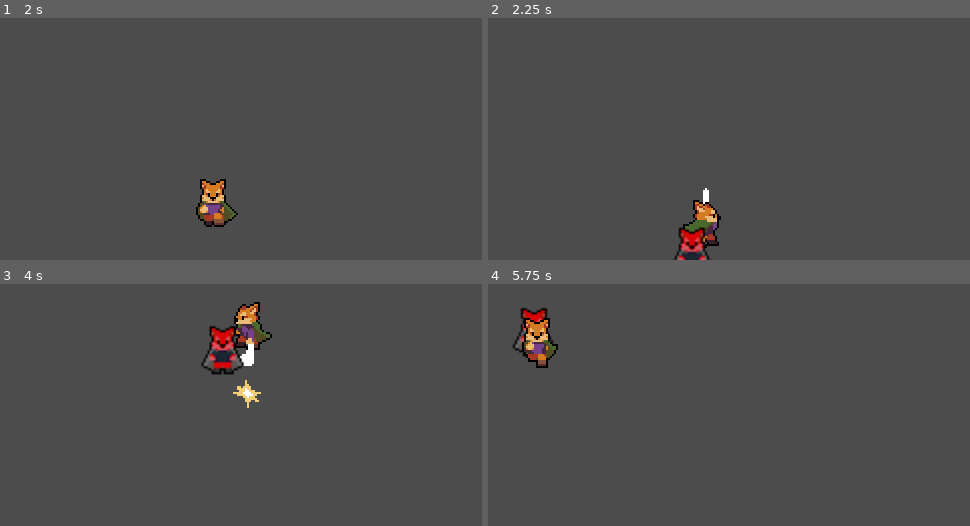
Above: before the commit, frames 1-4 (two rows, left to right).
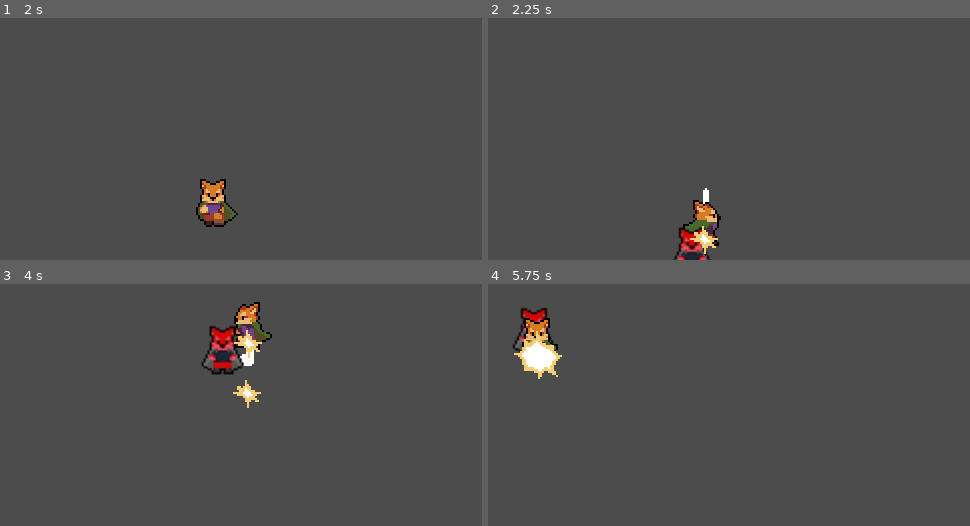
Above: after the commit, the same moments.

Repository: CinderCrowStudios/MiniJam
Game: Godot game, scene res://Environment/Floor.tscn
Same seed, same stepped clock (60 frames per second), same inputs: the game is played once before the commit and once after it.
Inputs (mouse positions are in pixels of both pictures, inside the frame that each line leads up to):
- Up to frame 1 (2 s): tap Enter at 0.5 s; move the mouse to (303, 61) at 0.52 s; hold Right (ui_right) 0.53-1.28 s; click (303, 61) at 0.6 s; move the mouse to (33, 97) at 1.27 s; hold Down (ui_down) from 1.28 s (still down); tap Space (roll) at 1.35 s
- Up to frame 2 (2.25 s): move the mouse to (outside the picture) at 2.02 s; release Down (ui_down) at 2.03 s; hold Right (ui_right) from 2.03 s (still down); click (outside the picture) at 2.1 s
- Up to frame 3 (4 s): move the mouse to (130, 417) at 2.77 s; release Right (ui_right) at 2.78 s; hold Up (ui_up) 2.78-3.53 s; tap Space (roll) at 2.85 s; move the mouse to (351, 400) at 3.52 s; hold Left (ui_left) from 3.53 s (still down); click (351, 400) at 3.6 s
- Up to frame 4 (5.75 s): move the mouse to (outside the picture) at 4.27 s; tap Space (roll) at 4.35 s; move the mouse to (680, 346) at 5.02 s; release Left (ui_left) at 5.03 s; hold Down (ui_down) from 5.03 s (still down); click (680, 346) at 5.1 s

Frame 1 is identical in both runs. In frame 2, 0.2% of the frame differs, in the area x 41-48%, y 85-98%; in frame 3, 0.2%; in frame 4, 0.9%, in the area x 5-16%, y 19-40%.

Commit message:
completed enemy logic

Diff:
--- a/Damage/HurtBox.gd
+++ b/Damage/HurtBox.gd
@@ -1,12 +1,39 @@
 extends Area2D
-
-export(bool) var show_hit = true
 
 const HitEffect = preload("res://Misc/HitEffect.tscn")
 
+var invincible = false setget set_invincible
+
+onready var timer = $Timer
+
+signal invincibility_started
+signal invincibility_ended
+
+func set_invincible(value):
+	invincible = value
+	if invincible == true:
+		emit_signal("invincibility_started")
+	else:
+		emit_signal("invincibility_ended")
+
+func start_invincibility(duration):
+	self.invincible = true
+	timer.start(duration)
+
 func create_hit_effect():
-	if show_hit:
-		var effect = HitEffect.instance()
-		var main = get_tree().current_scene
-		main.add_child(effect)
-		effect.global_position = global_position
+	var effect = HitEffect.instance()
+	var main = get_tree().current_scene
+	main.add_child(effect)
+	effect.global_position = global_position
+
+
+func _on_Timer_timeout():
+	self.invincible = false
+
+
+func _on_HurtBox_invincibility_started():
+	set_deferred("monitorable", false)
+
+
+func _on_HurtBox_invincibility_ended():
+	set_deferred("monitorable", true)
--- a/Damage/HurtBox.tscn
+++ b/Damage/HurtBox.tscn
@@ -8,3 +8,8 @@
 script = ExtResource( 1 )
 
 [node name="CollisionShape2D" type="CollisionShape2D" parent="."]
+
+[node name="Timer" type="Timer" parent="."]
+[connection signal="invincibility_ended" from="." to="." method="_on_HurtBox_invincibility_ended"]
+[connection signal="invincibility_started" from="." to="." method="_on_HurtBox_invincibility_started"]
+[connection signal="timeout" from="Timer" to="." method="_on_Timer_timeout"]
--- a/Enemies/CloneEnemy.tscn
+++ b/Enemies/CloneEnemy.tscn
@@ -1,10 +1,11 @@
-[gd_scene load_steps=54 format=2]
+[gd_scene load_steps=56 format=2]
 
 [ext_resource path="res://Enemies/Enemy.png" type="Texture" id=1]
 [ext_resource path="res://Enemies/CloneEnemy.gd" type="Script" id=2]
 [ext_resource path="res://Damage/HurtBox.tscn" type="PackedScene" id=3]
 [ext_resource path="res://Misc/Stats.tscn" type="PackedScene" id=4]
 [ext_resource path="res://Enemies/PlayerDetectionZone.tscn" type="PackedScene" id=5]
+[ext_resource path="res://Damage/HitBox.tscn" type="PackedScene" id=6]
 
 [sub_resource type="AtlasTexture" id=30]
 atlas = ExtResource( 1 )
@@ -256,6 +257,8 @@
 [sub_resource type="CircleShape2D" id=48]
 radius = 63.7795
 
+[sub_resource type="CapsuleShape2D" id=49]
+
 [node name="CloneEnemy" type="KinematicBody2D"]
 collision_layer = 16
 script = ExtResource( 2 )
@@ -283,9 +286,21 @@
 
 [node name="CollisionShape2D" parent="PlayerDetectionZone" index="0"]
 shape = SubResource( 48 )
+
+[node name="HitboxPivot" type="Position2D" parent="."]
+position = Vector2( 0, -4 )
+
+[node name="HitBox" parent="HitboxPivot" instance=ExtResource( 6 )]
+position = Vector2( 15, 0 )
+collision_mask = 4
+
+[node name="CollisionShape2D" parent="HitboxPivot/HitBox" index="0"]
+shape = SubResource( 49 )
 [connection signal="area_entered" from="HurtBox" to="." method="_on_HurtBox_area_entered"]
 [connection signal="no_health" from="Stats" to="." method="_on_Stats_no_health"]
 
 [editable path="HurtBox"]
 
 [editable path="PlayerDetectionZone"]
+
+[editable path="HitboxPivot/HitBox"]
--- a/Player/Player.gd
+++ b/Player/Player.gd
@@ -14,14 +14,17 @@
 var state = MOVE
 var velocity = Vector2.ZERO
 var roll_vector = Vector2.DOWN
+var stats = PlayerStats
 
 
 onready var animationPlayer = $AnimationPlayer
 onready var animationTree = $AnimationTree
 onready var animationState = animationTree.get("parameters/playback")
 onready var weaponHitBox = $HitboxPivot/WeaponHitbox
+onready var hurtbox = $HurtBox
 
 func _ready():
+	stats.connect("no_health", self, "queue_free")
 	animationTree.active = true
 	weaponHitBox.knockback_vector = roll_vector
 
@@ -81,3 +84,9 @@
 func roll_animation_finished():
 	velocity = velocity * 0.8
 	state = MOVE
+
+
+func _on_HurtBox_area_entered(area):
+	stats.health -= 1
+	hurtbox.start_invincibility(0.5)
+	hurtbox.create_hit_effect()
--- a/Player/Player.tscn
+++ b/Player/Player.tscn
@@ -1,9 +1,10 @@
-[gd_scene load_steps=51 format=2]
+[gd_scene load_steps=53 format=2]
 
 [ext_resource path="res://Player/ARPG Hero.png" type="Texture" id=1]
 [ext_resource path="res://Player/Player.gd" type="Script" id=2]
 [ext_resource path="res://Damage/HitBox.tscn" type="PackedScene" id=3]
 [ext_resource path="res://Player/WeaponHitBox.gd" type="Script" id=4]
+[ext_resource path="res://Damage/HurtBox.tscn" type="PackedScene" id=5]
 
 [sub_resource type="CapsuleShape2D" id=1]
 radius = 4.0
@@ -603,6 +604,10 @@
 [sub_resource type="AnimationNodeStateMachinePlayback" id=45]
 
 [sub_resource type="CapsuleShape2D" id=46]
+
+[sub_resource type="CapsuleShape2D" id=47]
+radius = 6.00629
+height = 4.46612
 
 [node name="Player" type="KinematicBody2D"]
 collision_layer = 2
@@ -662,4 +667,14 @@
 shape = SubResource( 46 )
 disabled = true
 
+[node name="HurtBox" parent="." instance=ExtResource( 5 )]
+collision_layer = 4
+
+[node name="CollisionShape2D" parent="HurtBox" index="0"]
+position = Vector2( -0.5411, -3.65245 )
+shape = SubResource( 47 )
+[connection signal="area_entered" from="HurtBox" to="." method="_on_HurtBox_area_entered"]
+
 [editable path="HitboxPivot/WeaponHitbox"]
+
+[editable path="HurtBox"]
--- /dev/null
+++ b/Player/PlayerStats.tscn
@@ -0,0 +1,6 @@
+[gd_scene load_steps=2 format=2]
+
+[ext_resource path="res://Misc/Stats.tscn" type="PackedScene" id=1]
+
+[node name="PlayerStats" instance=ExtResource( 1 )]
+max_health = 10
--- a/project.godot
+++ b/project.godot
@@ -18,6 +18,10 @@
 config/name="Mini Jam"
 run/main_scene="res://Environment/Floor.tscn"
 config/icon="res://icon.png"
+
+[autoload]
+
+PlayerStats="*res://Player/PlayerStats.tscn"
 
 [display]
 
Binary file added: UI/HeartUIEmpty.png
Not shown, added: UI/HeartUIEmpty.png.import
Binary file added: UI/HeartUIFull.png
Not shown, added: UI/HeartUIFull.png.import
